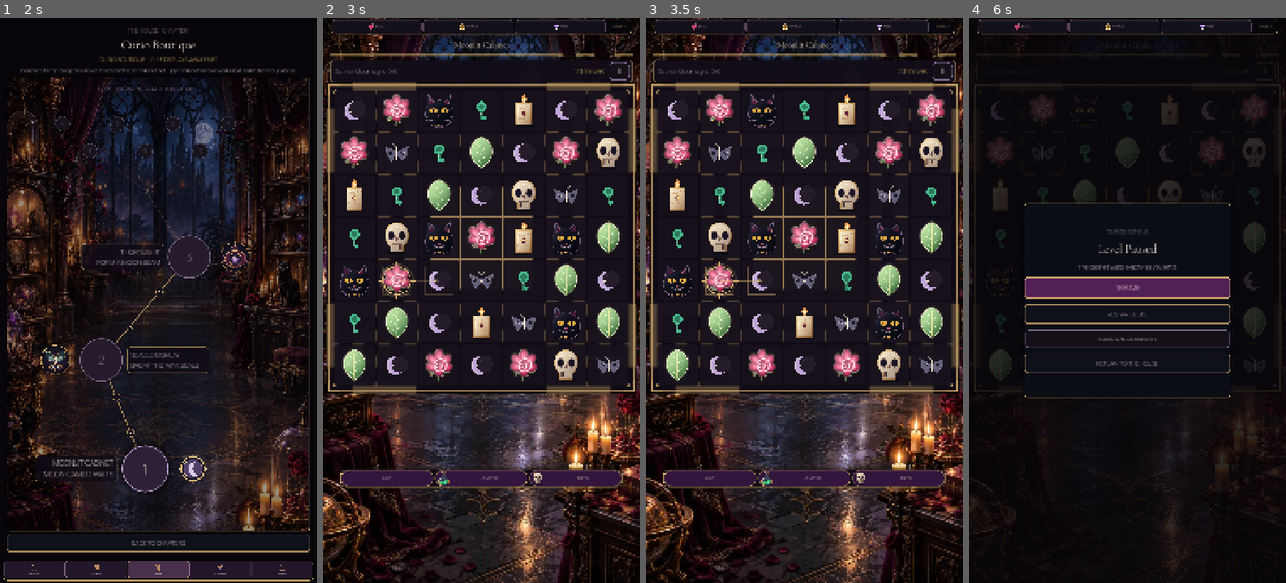
Above: before the commit, frames 1-4 (left to right).
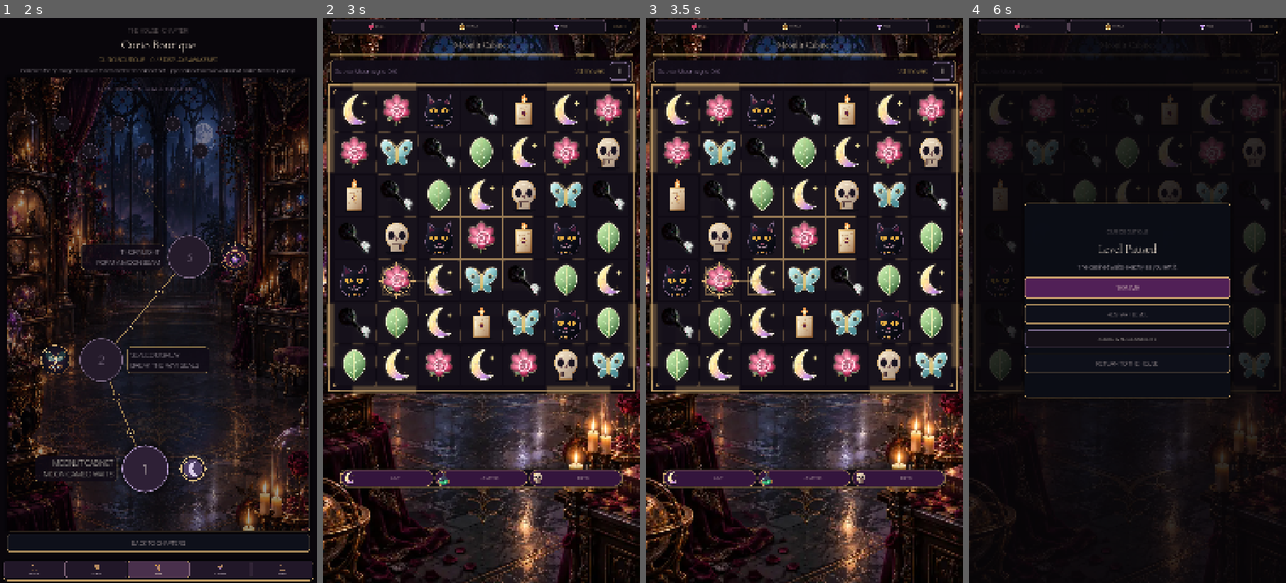
Above: after the commit, the same moments.

Repository: Jay-prodesign/akilta-match3
Game: Godot game, scene res://src/app/app_bootstrap.tscn
Two runs of this game, one before a commit and one after it. Both use one fixed random seed, a clock stepped at 60 frames per second and the inputs below.
Inputs:
- Up to frame 1 (2 s): click "ENTER THE HOUSE" at 0.5 s; click "ENTER CURIO BOUTIQUE" at 1.25 s
- Up to frame 2 (3 s): click "1" at 2 s; click "PLAY" at 2.75 s
- Up to frame 3 (3.5 s): no input
- Up to frame 4 (6 s): click "RETRY" at 3.5 s; click "RETRY" at 4.25 s; click "RETRY" at 5 s; click "Ⅱ" at 5.75 s

Frame 1 is identical in both runs. In frame 2, 4.7% of the frame differs, in the area x 4-96%, y 13-83%; in frame 3, 4.7%; in frame 4, 1.2%.

Commit message:
Replace invalid PNG candidates with WebP piece assets

Diff:
--- a/assets/manifests/screen_asset_manifest.json
+++ b/assets/manifests/screen_asset_manifest.json
@@ -458,7 +458,7 @@
         "matched_runtime"
       ],
       "type": "gameplay_asset",
-      "dimensions": "128x128_png_runtime_candidate",
+      "dimensions": "128x128_webp_runtime_candidate",
       "aspect_ratio": "1:1",
       "transparent": true,
       "variants": [
@@ -467,7 +467,7 @@
       "reuse": "global",
       "priority": "P0",
       "production_status": "raster_material_candidate_runtime_validation",
-      "current_path": "assets/pieces/moon_sigil.png",
+      "current_path": "assets/pieces/moon_sigil.webp",
       "architecture_owned": true,
       "contract_owners": [
         {
@@ -484,7 +484,7 @@
         }
       ],
       "source_silhouette_path": "assets/pieces/moon_sigil.svg",
-      "technical_policy": "raster_first_runtime__canonical_family_identity__svg_source_retained_only_as_authored_silhouette_fallback",
+      "technical_policy": "webp_raster_first_runtime__canonical_family_identity__svg_owned_fallback",
       "provenance": "AKILTA first-party offline materialization pass from the canonical authored silhouette: transparent raster, directional light, depth/bevel and soft shadow. Requires rendered board validation before approval."
     },
     {
@@ -500,7 +500,7 @@
         "matched_runtime"
       ],
       "type": "gameplay_asset",
-      "dimensions": "128x128_png_runtime_candidate",
+      "dimensions": "128x128_webp_runtime_candidate",
       "aspect_ratio": "1:1",
       "transparent": true,
       "variants": [
@@ -509,7 +509,7 @@
       "reuse": "global",
       "priority": "P0",
       "production_status": "raster_material_candidate_runtime_validation",
-      "current_path": "assets/pieces/thorn_rose.png",
+      "current_path": "assets/pieces/thorn_rose.webp",
       "architecture_owned": true,
       "contract_owners": [
         {
@@ -526,7 +526,7 @@
         }
       ],
       "source_silhouette_path": "assets/pieces/thorn_rose.svg",
-      "technical_policy": "raster_first_runtime__canonical_family_identity__svg_source_retained_only_as_authored_silhouette_fallback",
+      "technical_policy": "webp_raster_first_runtime__canonical_family_identity__svg_owned_fallback",
       "provenance": "AKILTA first-party offline materialization pass from the canonical authored silhouette: transparent raster, directional light, depth/bevel and soft shadow. Requires rendered board validation before approval."
     },
     {
@@ -542,7 +542,7 @@
         "matched_runtime"
       ],
       "type": "gameplay_asset",
-      "dimensions": "128x128_png_runtime_candidate",
+      "dimensions": "128x128_webp_runtime_candidate",
       "aspect_ratio": "1:1",
       "transparent": true,
       "variants": [
@@ -551,7 +551,7 @@
       "reuse": "global",
       "priority": "P0",
       "production_status": "raster_material_candidate_runtime_validation",
-      "current_path": "assets/pieces/luna_moth.png",
+      "current_path": "assets/pieces/luna_moth.webp",
       "architecture_owned": true,
       "contract_owners": [
         {
@@ -568,7 +568,7 @@
         }
       ],
       "source_silhouette_path": "assets/pieces/luna_moth.svg",
-      "technical_policy": "raster_first_runtime__canonical_family_identity__svg_source_retained_only_as_authored_silhouette_fallback",
+      "technical_policy": "webp_raster_first_runtime__canonical_family_identity__svg_owned_fallback",
       "provenance": "AKILTA first-party offline materialization pass from the canonical authored silhouette: transparent raster, directional light, depth/bevel and soft shadow. Requires rendered board validation before approval."
     },
     {
@@ -584,7 +584,7 @@
         "matched_runtime"
       ],
       "type": "gameplay_asset",
-      "dimensions": "128x128_png_runtime_candidate",
+      "dimensions": "128x128_webp_runtime_candidate",
       "aspect_ratio": "1:1",
       "transparent": true,
       "variants": [
@@ -593,7 +593,7 @@
       "reuse": "global",
       "priority": "P0",
       "production_status": "raster_material_candidate_runtime_validation",
-      "current_path": "assets/pieces/curio_key.png",
+      "current_path": "assets/pieces/curio_key.webp",
       "architecture_owned": true,
       "contract_owners": [
         {
@@ -610,7 +610,7 @@
         }
       ],
       "source_silhouette_path": "assets/pieces/curio_key.svg",
-      "technical_policy": "raster_first_runtime__canonical_family_identity__svg_source_retained_only_as_authored_silhouette_fallback",
+      "technical_policy": "webp_raster_first_runtime__canonical_family_identity__svg_owned_fallback",
       "provenance": "AKILTA first-party offline materialization pass from the canonical authored silhouette: transparent raster, directional light, depth/bevel and soft shadow. Requires rendered board validation before approval."
     },
     {
@@ -626,7 +626,7 @@
         "matched_runtime"
       ],
       "type": "gameplay_asset",
-      "dimensions": "128x128_png_runtime_candidate",
+      "dimensions": "128x128_webp_runtime_candidate",
       "aspect_ratio": "1:1",
       "transparent": true,
       "variants": [
@@ -635,7 +635,7 @@
       "reuse": "global",
       "priority": "P0",
       "production_status": "raster_material_candidate_runtime_validation",
-      "current_path": "assets/pieces/night_ivy.png",
+      "current_path": "assets/pieces/night_ivy.webp",
       "architecture_owned": true,
       "contract_owners": [
         {
@@ -652,7 +652,7 @@
         }
       ],
       "source_silhouette_path": "assets/pieces/night_ivy.svg",
-      "technical_policy": "raster_first_runtime__canonical_family_identity__svg_source_retained_only_as_authored_silhouette_fallback",
+      "technical_policy": "webp_raster_first_runtime__canonical_family_identity__svg_owned_fallback",
       "provenance": "AKILTA first-party offline materialization pass from the canonical authored silhouette: transparent raster, directional light, depth/bevel and soft shadow. Requires rendered board validation before approval."
     },
     {
--- a/src/match3/presentation/piece_asset_loader.gd
+++ b/src/match3/presentation/piece_asset_loader.gd
@@ -87,10 +87,16 @@
 static func ornament(path: String) -> Texture2D:
 	if _ornaments.has(path):
 		return _ornaments[path]
-	# Production artwork is raster-first. The old vector artwork remains a
-	# compatibility fallback until each screen's authored PNG is installed.
-	var preferred := path.get_basename() + ".png" if path.get_extension().to_lower() == "svg" else path
-	var chosen := preferred if FileAccess.file_exists(preferred) else path
+	# Production artwork is raster-first. Prefer compact authored WebP, then PNG.
+	# The canonical owned SVG remains compatibility fallback only.
+	var chosen := path
+	if path.get_extension().to_lower() == "svg":
+		var webp_preferred := path.get_basename() + ".webp"
+		var png_preferred := path.get_basename() + ".png"
+		if FileAccess.file_exists(webp_preferred):
+			chosen = webp_preferred
+		elif FileAccess.file_exists(png_preferred):
+			chosen = png_preferred
 	if not FileAccess.file_exists(chosen):
 		return null
 	var image := Image.new()
Binary file removed: assets/pieces/curio_key.png
Binary file added: assets/pieces/curio_key.webp
Binary file removed: assets/pieces/luna_moth.png
Binary file added: assets/pieces/luna_moth.webp
Binary file removed: assets/pieces/moon_sigil.png
Binary file added: assets/pieces/moon_sigil.webp
Binary file removed: assets/pieces/night_ivy.png
Binary file added: assets/pieces/night_ivy.webp
Binary file removed: assets/pieces/thorn_rose.png
Binary file added: assets/pieces/thorn_rose.webp
